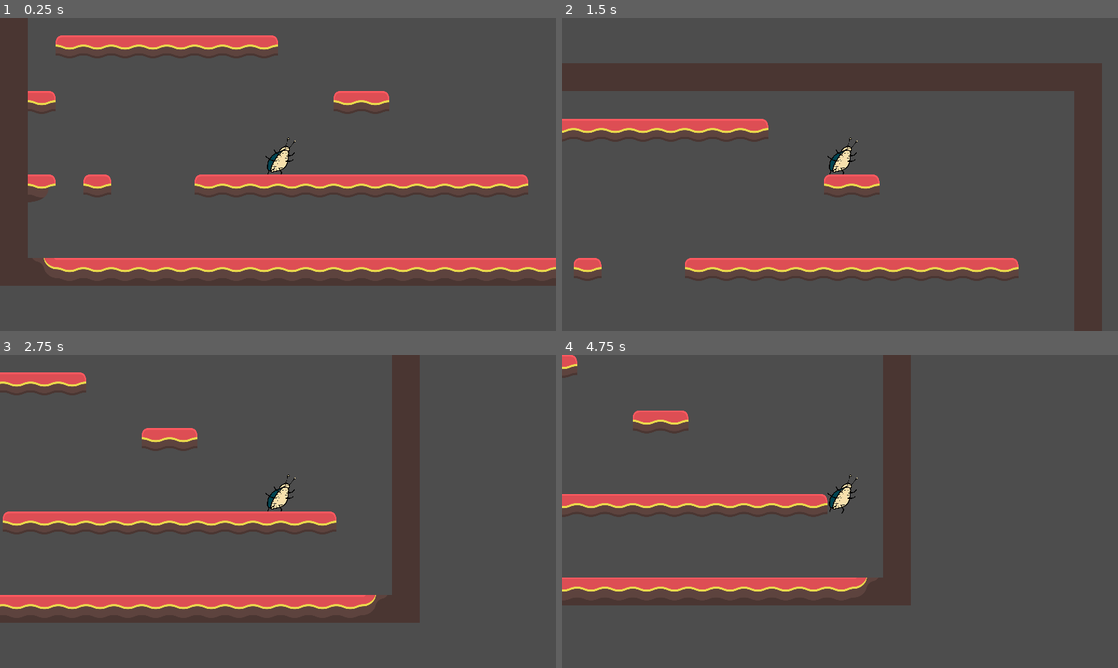
Above: before the commit, frames 1-4 (two rows, left to right).
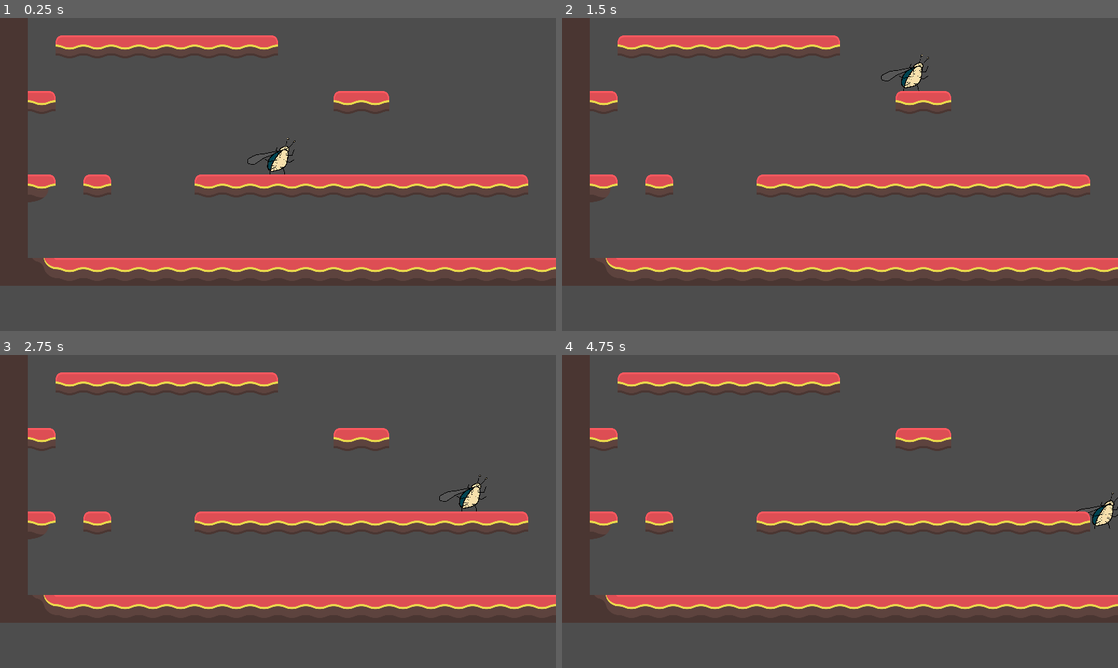
Above: after the commit, the same moments.

Repository: Deimos-94/Sewage-Bug
Game: Godot game, scene res://TestArea.tscn
The game is run twice, just before and just after one commit, with the same random seed, the same clock (stepped at 60 frames per second) and the same inputs.
Inputs:
- Up to frame 1 (0.25 s): no input
- Up to frame 2 (1.5 s): tap Enter at 0.5 s; hold D (Right) from 0.53 s (still down); tap Space (Jump) at 0.77 s
- Up to frame 3 (2.75 s): tap Space (Jump) at 1.52 s; release D (Right) at 2.03 s; hold A (Left) from 2.03 s (still down)
- Up to frame 4 (4.75 s): release A (Left) at 2.78 s; hold D (Right) 2.78-4.28 s; tap Space (Jump) at 3.02, 3.77, 4.52 s; hold A (Left) from 4.28 s (still down)

The runs differ from the first frame. In frame 1, 0.1% of the frame differs, in the area x 44-54%, y 38-50%; in frame 2, 26%, in the area x 0-100%, y 0-100%; in frame 3, 16%; in frame 4, 24%.

Commit message:
Character rigged for 2D bone animation

Diff:
--- a/Res/new_tile_set.tres
+++ b/Res/new_tile_set.tres
@@ -24,19 +24,19 @@
 5:0/0 = 0
 5:0/0/physics_layer_0/linear_velocity = Vector2(0, 0)
 5:0/0/physics_layer_0/angular_velocity = 0.0
-5:0/0/physics_layer_0/polygon_0/points = PackedVector2Array(-64, -64, 64, -64, 64, 22, -64, 21)
+5:0/0/physics_layer_0/polygon_0/points = PackedVector2Array(-64, -64, 64, -64, 64, 12, -3, 24, -64, 11)
 6:0/0 = 0
 6:0/0/physics_layer_0/linear_velocity = Vector2(0, 0)
 6:0/0/physics_layer_0/angular_velocity = 0.0
-6:0/0/physics_layer_0/polygon_0/points = PackedVector2Array(-64, -64, 64, -64, 64, 22, -64, 21)
+6:0/0/physics_layer_0/polygon_0/points = PackedVector2Array(-64, -64, 64, -64, 64, 12, -3, 24, -64, 11)
 7:0/0 = 0
 7:0/0/physics_layer_0/linear_velocity = Vector2(0, 0)
 7:0/0/physics_layer_0/angular_velocity = 0.0
-7:0/0/physics_layer_0/polygon_0/points = PackedVector2Array(-64, -64, 64, -64, 64, 22, -64, 21)
+7:0/0/physics_layer_0/polygon_0/points = PackedVector2Array(-64, -64, 64, -64, 64, 12, -3, 24, -64, 11)
 8:0/0 = 0
 8:0/0/physics_layer_0/linear_velocity = Vector2(0, 0)
 8:0/0/physics_layer_0/angular_velocity = 0.0
-8:0/0/physics_layer_0/polygon_0/points = PackedVector2Array(-64, -64, 64, -64, 64, 22, -64, 21)
+8:0/0/physics_layer_0/polygon_0/points = PackedVector2Array(-64, -64, 64, -64, 64, 12, -3, 24, -64, 11)
 0:0/0 = 0
 0:0/0/physics_layer_0/linear_velocity = Vector2(0, 0)
 0:0/0/physics_layer_0/angular_velocity = 0.0
@@ -124,19 +124,19 @@
 8:3/0 = 0
 8:3/0/physics_layer_0/linear_velocity = Vector2(0, 0)
 8:3/0/physics_layer_0/angular_velocity = 0.0
-8:3/0/physics_layer_0/polygon_0/points = PackedVector2Array(-64, -64, 64, -64, 64, 22, -64, 21)
+8:3/0/physics_layer_0/polygon_0/points = PackedVector2Array(-64, -64, 64, -64, 64, 12, -3, 24, -64, 11)
 7:3/0 = 0
 7:3/0/physics_layer_0/linear_velocity = Vector2(0, 0)
 7:3/0/physics_layer_0/angular_velocity = 0.0
-7:3/0/physics_layer_0/polygon_0/points = PackedVector2Array(-64, -64, 64, -64, 64, 22, -64, 21)
+7:3/0/physics_layer_0/polygon_0/points = PackedVector2Array(-64, -64, 64, -64, 64, 12, -3, 24, -64, 11)
 6:3/0 = 0
 6:3/0/physics_layer_0/linear_velocity = Vector2(0, 0)
 6:3/0/physics_layer_0/angular_velocity = 0.0
-6:3/0/physics_layer_0/polygon_0/points = PackedVector2Array(-64, -64, 64, -64, 64, 22, -64, 21)
+6:3/0/physics_layer_0/polygon_0/points = PackedVector2Array(-64, -64, 64, -64, 64, 12, -3, 24, -64, 11)
 5:3/0 = 0
 5:3/0/physics_layer_0/linear_velocity = Vector2(0, 0)
 5:3/0/physics_layer_0/angular_velocity = 0.0
-5:3/0/physics_layer_0/polygon_0/points = PackedVector2Array(-64, -64, 64, -64, 64, 22, -64, 21)
+5:3/0/physics_layer_0/polygon_0/points = PackedVector2Array(-64, -64, 64, -64, 64, 12, -3, 24, -64, 11)
 4:3/0 = 0
 4:3/0/physics_layer_0/linear_velocity = Vector2(0, 0)
 4:3/0/physics_layer_0/angular_velocity = 0.0
@@ -316,7 +316,7 @@
 5:6/0 = 0
 5:6/0/physics_layer_0/linear_velocity = Vector2(0, 0)
 5:6/0/physics_layer_0/angular_velocity = 0.0
-5:6/0/physics_layer_0/polygon_0/points = PackedVector2Array(-64, -64, 64, -64, 64, 22, -64, 21)
+5:6/0/physics_layer_0/polygon_0/points = PackedVector2Array(-64, -64, 64, -64, 64, 12, -3, 24, -64, 11)
 5:7/0 = 0
 5:7/0/physics_layer_0/linear_velocity = Vector2(0, 0)
 5:7/0/physics_layer_0/angular_velocity = 0.0
@@ -328,7 +328,7 @@
 5:9/0 = 0
 5:9/0/physics_layer_0/linear_velocity = Vector2(0, 0)
 5:9/0/physics_layer_0/angular_velocity = 0.0
-5:9/0/physics_layer_0/polygon_0/points = PackedVector2Array(-64, -64, 64, -64, 64, 22, -64, 21)
+5:9/0/physics_layer_0/polygon_0/points = PackedVector2Array(-64, -64, 64, -64, 64, 12, -3, 24, -64, 11)
 5:10/0 = 0
 5:10/0/physics_layer_0/linear_velocity = Vector2(0, 0)
 5:10/0/physics_layer_0/angular_velocity = 0.0
@@ -344,7 +344,7 @@
 6:6/0 = 0
 6:6/0/physics_layer_0/linear_velocity = Vector2(0, 0)
 6:6/0/physics_layer_0/angular_velocity = 0.0
-6:6/0/physics_layer_0/polygon_0/points = PackedVector2Array(-64, -64, 64, -64, 64, 22, -64, 21)
+6:6/0/physics_layer_0/polygon_0/points = PackedVector2Array(-64, -64, 64, -64, 64, 12, -3, 24, -64, 11)
 6:7/0 = 0
 6:7/0/physics_layer_0/linear_velocity = Vector2(0, 0)
 6:7/0/physics_layer_0/angular_velocity = 0.0
@@ -355,7 +355,7 @@
 7:9/0 = 0
 7:9/0/physics_layer_0/linear_velocity = Vector2(0, 0)
 7:9/0/physics_layer_0/angular_velocity = 0.0
-7:9/0/physics_layer_0/polygon_0/points = PackedVector2Array(-64, -64, 64, -64, 64, 22, -64, 21)
+7:9/0/physics_layer_0/polygon_0/points = PackedVector2Array(-64, -64, 64, -64, 64, 12, -3, 24, -64, 11)
 7:10/0 = 0
 7:10/0/physics_layer_0/linear_velocity = Vector2(0, 0)
 7:10/0/physics_layer_0/angular_velocity = 0.0
@@ -371,7 +371,7 @@
 6:9/0 = 0
 6:9/0/physics_layer_0/linear_velocity = Vector2(0, 0)
 6:9/0/physics_layer_0/angular_velocity = 0.0
-6:9/0/physics_layer_0/polygon_0/points = PackedVector2Array(-64, -64, 64, -64, 64, 22, -64, 21)
+6:9/0/physics_layer_0/polygon_0/points = PackedVector2Array(-64, -64, 64, -64, 64, 12, -3, 24, -64, 11)
 6:11/0 = 0
 6:11/0/physics_layer_0/linear_velocity = Vector2(0, 0)
 6:11/0/physics_layer_0/angular_velocity = 0.0
@@ -387,7 +387,7 @@
 8:9/0 = 0
 8:9/0/physics_layer_0/linear_velocity = Vector2(0, 0)
 8:9/0/physics_layer_0/angular_velocity = 0.0
-8:9/0/physics_layer_0/polygon_0/points = PackedVector2Array(-64, -64, 64, -64, 64, 22, -64, 21)
+8:9/0/physics_layer_0/polygon_0/points = PackedVector2Array(-64, -64, 64, -64, 64, 12, -3, 24, -64, 11)
 8:8/0 = 0
 8:8/0/physics_layer_0/linear_velocity = Vector2(0, 0)
 8:8/0/physics_layer_0/angular_velocity = 0.0
@@ -399,11 +399,11 @@
 8:6/0 = 0
 8:6/0/physics_layer_0/linear_velocity = Vector2(0, 0)
 8:6/0/physics_layer_0/angular_velocity = 0.0
-8:6/0/physics_layer_0/polygon_0/points = PackedVector2Array(-64, -64, 64, -64, 64, 22, -64, 21)
+8:6/0/physics_layer_0/polygon_0/points = PackedVector2Array(-64, -64, 64, -64, 64, 12, -3, 24, -64, 11)
 7:6/0 = 0
 7:6/0/physics_layer_0/linear_velocity = Vector2(0, 0)
 7:6/0/physics_layer_0/angular_velocity = 0.0
-7:6/0/physics_layer_0/polygon_0/points = PackedVector2Array(-64, -64, 64, -64, 64, 22, -64, 21)
+7:6/0/physics_layer_0/polygon_0/points = PackedVector2Array(-64, -64, 64, -64, 64, 12, -3, 24, -64, 11)
 7:7/0 = 0
 7:7/0/physics_layer_0/linear_velocity = Vector2(0, 0)
 7:7/0/physics_layer_0/angular_velocity = 0.0
--- a/TestArea.tscn
+++ b/TestArea.tscn
@@ -1,11 +1,27 @@
-[gd_scene load_steps=6 format=3 uid="uid://bqdogenccqjee"]
+[gd_scene load_steps=16 format=3 uid="uid://bqdogenccqjee"]
 
-[ext_resource type="Texture2D" uid="uid://cyawhm6yko57q" path="res://Res/player.png" id="1_no80q"]
 [ext_resource type="Script" path="res://ScriptPlayer.gd" id="1_x7pr3"]
+[ext_resource type="Texture2D" uid="uid://gxdxh0a7y74" path="res://Docs/BugBody.png" id="2_bf78j"]
+[ext_resource type="Texture2D" uid="uid://ciemouwba7dx6" path="res://Docs/BugBack.png" id="3_nj85b"]
 [ext_resource type="Script" path="res://ScriptCamera.gd" id="4_i275h"]
+[ext_resource type="Texture2D" uid="uid://d0tpp1dex0xwy" path="res://Docs/BugWing.png" id="4_la7hv"]
 [ext_resource type="TileSet" uid="uid://bex1132kixgri" path="res://Res/new_tile_set.tres" id="4_nkjlq"]
+[ext_resource type="Texture2D" uid="uid://buvo7k70nvn1" path="res://Docs/BugLimbL-Top.png" id="5_c28uq"]
+[ext_resource type="Texture2D" uid="uid://de3hmakc1b4fv" path="res://Docs/BugLimbL-Mid.png" id="6_at2m5"]
+[ext_resource type="Texture2D" uid="uid://dpwh5cbvhpt5h" path="res://Docs/BugLimbL-Leg.png" id="7_ssr3h"]
+[ext_resource type="Texture2D" uid="uid://bktcdwcel3sg8" path="res://Docs/BugLimbR-Top.png" id="8_jhspk"]
+[ext_resource type="Texture2D" uid="uid://dwi1tjel2otl5" path="res://Docs/BugLimbR-Mid.png" id="9_g4nl2"]
+[ext_resource type="Texture2D" uid="uid://dmleq22mpokcs" path="res://Docs/BugLimbR-Leg.png" id="10_k0sp7"]
 
 [sub_resource type="RectangleShape2D" id="RectangleShape2D_q46g2"]
+
+[sub_resource type="Animation" id="Animation_56beb"]
+resource_name = "idle"
+
+[sub_resource type="AnimationLibrary" id="AnimationLibrary_5mmiq"]
+_data = {
+"idle": SubResource("Animation_56beb")
+}
 
 [node name="TestArea" type="Node2D"]
 
@@ -17,13 +33,129 @@
 scale = Vector2(4, 5.5)
 shape = SubResource("RectangleShape2D_q46g2")
 
-[node name="Sprite2D" type="Sprite2D" parent="Player"]
-position = Vector2(12, -80)
-scale = Vector2(0.225, 0.225)
-texture = ExtResource("1_no80q")
+[node name="Skeleton2D" type="Skeleton2D" parent="Player"]
 
-[node name="RemoteTransform2D" type="RemoteTransform2D" parent="Player"]
-remote_path = NodePath("../../Camera2D")
+[node name="Body" type="Sprite2D" parent="Player/Skeleton2D"]
+position = Vector2(6.5, -22)
+scale = Vector2(0.22, 0.22)
+texture = ExtResource("2_bf78j")
+offset = Vector2(35, -290)
+
+[node name="BodyBone" type="Bone2D" parent="Player/Skeleton2D"]
+position = Vector2(0, -38)
+rest = Transform2D(1, 0, 0, 1, 0, -38)
+
+[node name="WingBone" type="Bone2D" parent="Player/Skeleton2D/BodyBone"]
+position = Vector2(20, -73)
+rest = Transform2D(1, 0, 0, 1, 20, -73)
+auto_calculate_length_and_angle = false
+length = 167.0
+bone_angle = 162.0
+
+[node name="Wing" type="Sprite2D" parent="Player/Skeleton2D/BodyBone/WingBone"]
+position = Vector2(-9.98, 3.64)
+scale = Vector2(0.22, 0.22)
+texture = ExtResource("4_la7hv")
+offset = Vector2(-340, 136)
+
+[node name="BackBone" type="Bone2D" parent="Player/Skeleton2D/BodyBone"]
+position = Vector2(20, -73)
+rotation = 2.22036
+rest = Transform2D(-0.604835, 0.796351, -0.796351, -0.604835, 20, -73)
+auto_calculate_length_and_angle = false
+length = 100.0
+bone_angle = 0.0
+
+[node name="Back" type="Sprite2D" parent="Player/Skeleton2D/BodyBone/BackBone"]
+position = Vector2(7.87045, 4.3444)
+rotation = -2.22036
+scale = Vector2(0.22, 0.22)
+texture = ExtResource("3_nj85b")
+offset = Vector2(-104, 192)
+
+[node name="LimbL-TopBone" type="Bone2D" parent="Player/Skeleton2D/BodyBone"]
+position = Vector2(40, -50)
+rest = Transform2D(1, 0, 0, 1, 40, -50)
+auto_calculate_length_and_angle = false
+length = 40.0
+bone_angle = -39.0
+
+[node name="LimbL-Top" type="Sprite2D" parent="Player/Skeleton2D/BodyBone/LimbL-TopBone"]
+position = Vector2(-2.7, 0.879997)
+scale = Vector2(0.22, 0.22)
+texture = ExtResource("5_c28uq")
+offset = Vector2(84, -60)
+
+[node name="LimbL-MidBone" type="Bone2D" parent="Player/Skeleton2D/BodyBone"]
+position = Vector2(37, -23)
+rest = Transform2D(1, 0, 0, 1, 37, -23)
+auto_calculate_length_and_angle = false
+length = 40.0
+bone_angle = -15.0
+
+[node name="LimbL-Mid" type="Sprite2D" parent="Player/Skeleton2D/BodyBone/LimbL-MidBone"]
+position = Vector2(-0.580002, -1.48)
+scale = Vector2(0.22, 0.22)
+texture = ExtResource("6_at2m5")
+offset = Vector2(84, 4)
+
+[node name="LimbL-LegBone" type="Bone2D" parent="Player/Skeleton2D/BodyBone"]
+position = Vector2(11, 4)
+rest = Transform2D(1, 0, 0, 1, 11, 4)
+auto_calculate_length_and_angle = false
+length = 40.0
+bone_angle = 58.0
+
+[node name="LimbL-Leg" type="Sprite2D" parent="Player/Skeleton2D/BodyBone/LimbL-LegBone"]
+position = Vector2(0.78, -0.32)
+scale = Vector2(0.22, 0.22)
+texture = ExtResource("7_ssr3h")
+offset = Vector2(44, 76)
+
+[node name="LimbR-TopBone" type="Bone2D" parent="Player/Skeleton2D/BodyBone"]
+position = Vector2(12, -50)
+rest = Transform2D(1, 0, 0, 1, 12, -50)
+auto_calculate_length_and_angle = false
+length = 40.0
+bone_angle = -115.0
+
+[node name="LimbR-Top" type="Sprite2D" parent="Player/Skeleton2D/BodyBone/LimbR-TopBone"]
+position = Vector2(-1.1, -0.879997)
+scale = Vector2(0.22, 0.22)
+texture = ExtResource("8_jhspk")
+offset = Vector2(-44, -80)
+
+[node name="LimbR-MidBone" type="Bone2D" parent="Player/Skeleton2D/BodyBone"]
+position = Vector2(-6, -28)
+rest = Transform2D(1, 0, 0, 1, -6, -28)
+auto_calculate_length_and_angle = false
+length = 50.0
+bone_angle = -175.0
+
+[node name="LimbR-Mid" type="Sprite2D" parent="Player/Skeleton2D/BodyBone/LimbR-MidBone"]
+position = Vector2(-0.7, 0)
+scale = Vector2(0.22, 0.22)
+texture = ExtResource("9_g4nl2")
+offset = Vector2(-116, 8)
+
+[node name="LimbR-LegBone" type="Bone2D" parent="Player/Skeleton2D/BodyBone"]
+position = Vector2(-10, 2)
+rest = Transform2D(1, 0, 0, 1, -10, 2)
+auto_calculate_length_and_angle = false
+length = 42.5
+bone_angle = 125.0
+
+[node name="LimbR-Leg" type="Sprite2D" parent="Player/Skeleton2D/BodyBone/LimbR-LegBone"]
+position = Vector2(-0.219999, 0.799999)
+scale = Vector2(0.22, 0.22)
+texture = ExtResource("10_k0sp7")
+offset = Vector2(-60, 76)
+
+[node name="AnimationPlayer" type="AnimationPlayer" parent="Player"]
+root_node = NodePath("../Skeleton2D/Body")
+libraries = {
+"": SubResource("AnimationLibrary_5mmiq")
+}
 
 [node name="Camera2D" type="Camera2D" parent="."]
 zoom = Vector2(0.5, 0.5)
Binary file added: Docs/BugBack.png
Not shown, added: Docs/BugBack.png.import
Binary file added: Docs/BugBody.png
Not shown, added: Docs/BugBody.png.import
Binary file added: Docs/BugLight-LayerBottom.png
Not shown, added: Docs/BugLight-LayerBottom.png.import
Binary file added: Docs/BugLight-LayerTop.png
Not shown, added: Docs/BugLight-LayerTop.png.import
Binary file added: Docs/BugLimbL-Leg.png
Not shown, added: Docs/BugLimbL-Leg.png.import
Binary file added: Docs/BugLimbL-Mid.png
Not shown, added: Docs/BugLimbL-Mid.png.import
(and 15 more such lines)
